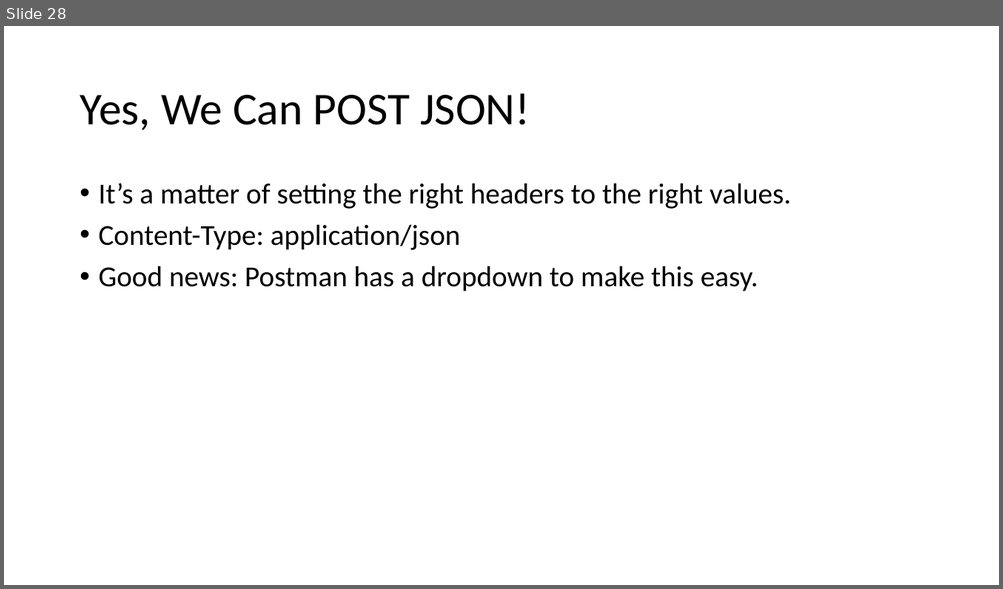
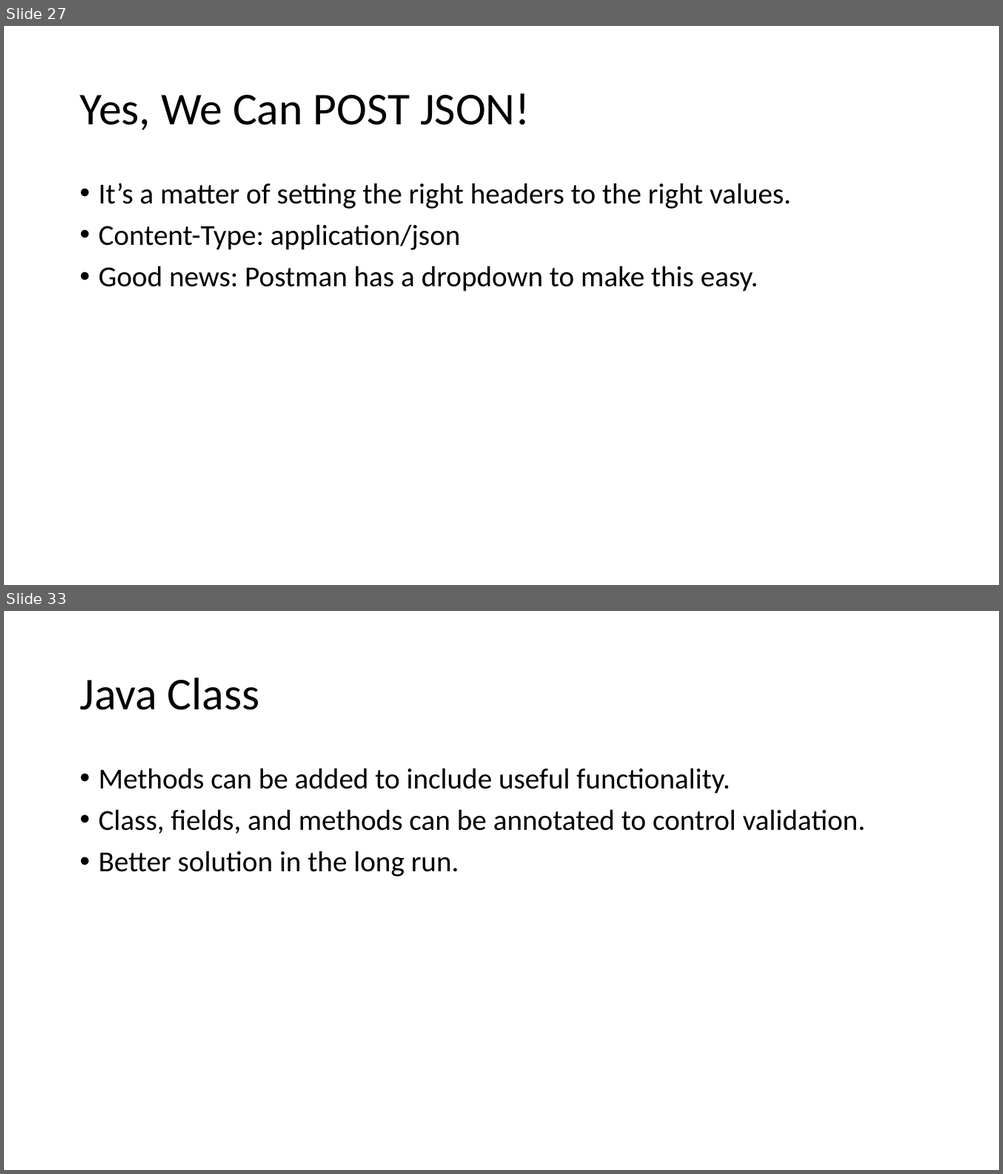
Before and after one commit to ryl/cybr406-2020, a slide deck: files/spring-boot-basics.pptx. Shown one above the other, each under a label of ours: slide 28 before the commit, slides 27 and 33 after it; the slides between them are not shown. The pictures are 1003x589 and 1003x1174 pixels, drawn with LibreOffice and Linux fonts; fonts in the diff are those of the drawing. Boxes give left, top, right and bottom in pixels: in the first picture for what was removed or moved away, otherwise in the second. Text is boxed around its words. In the diff, an @@ line names an element or a change of style, - is before the commit and + after.

```diff
--- a/files/spring-boot-basics.pptx
+++ b/files/spring-boot-basics.pptx
@@ slide 33 added at (4,611,999,1170), background #FFFFFF @@
@@ title added at (79,678,260,710), 44 pt, text #000000 @@
+Java Class
@@ text added at (99,768,865,877), 28 pt, text #000000 @@
+• Methods can be added to include useful functionality.
+• Class, fields, and methods can be annotated to control validation.
+• Better solution in the long run.
@@ what was slide 28 is now slide 27 @@
```
Also in this commit, not shown: 1 slide changed, 8 other slides added.
